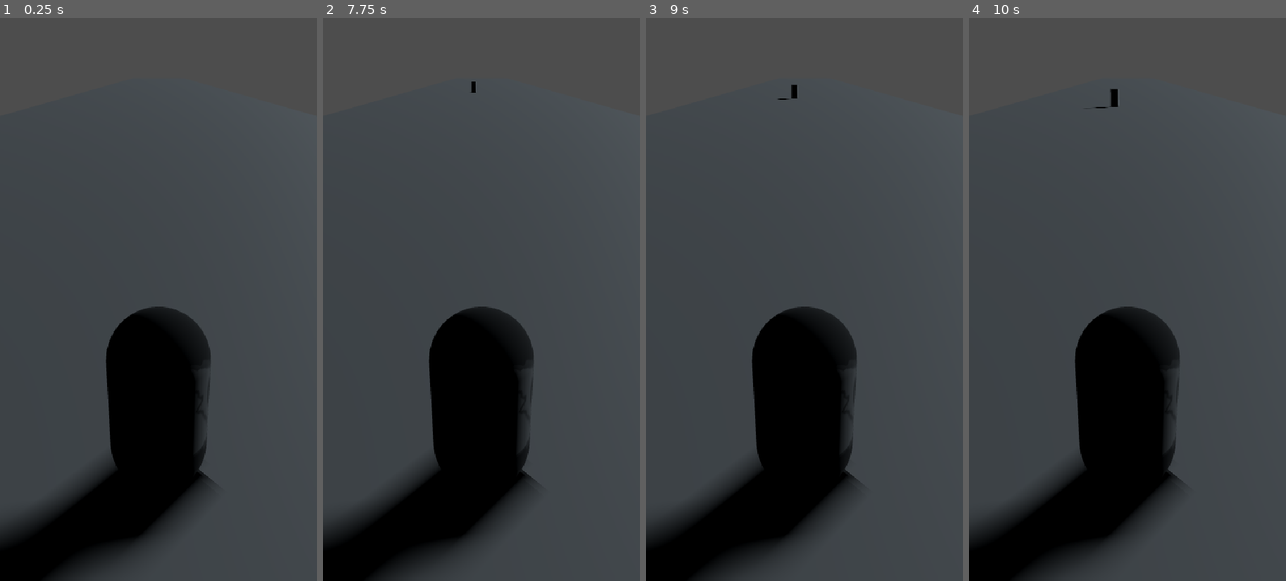
Above: before the commit, frames 1-4 (left to right).
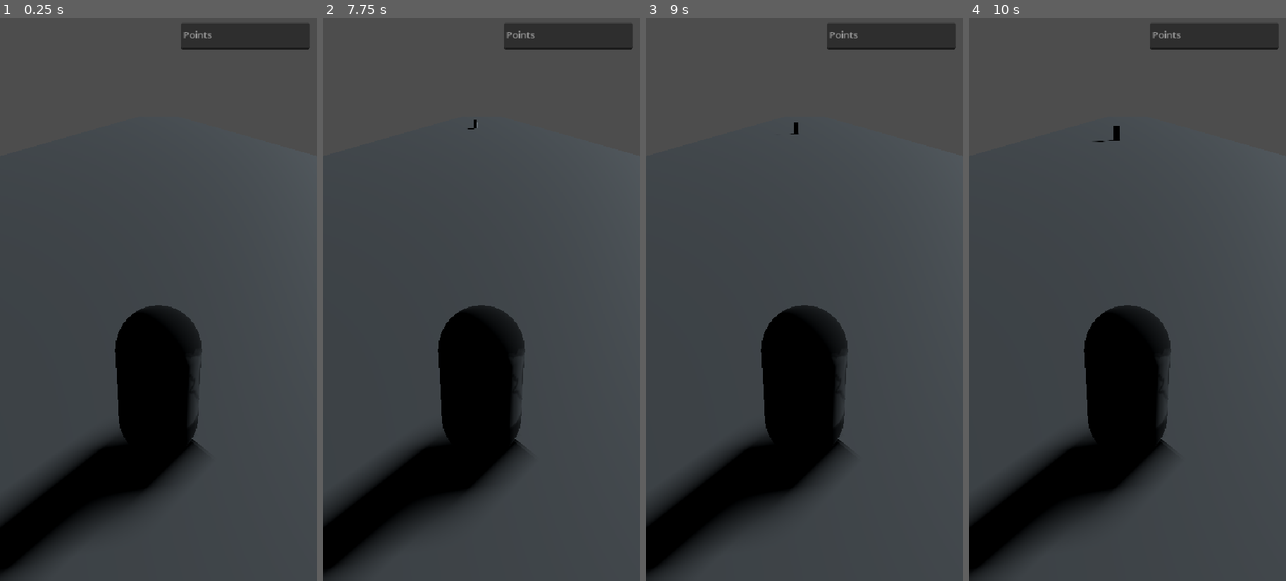
Above: after the commit, the same moments.

Repository: ESMA-NicolasR/face-snatcher
Game: Godot game, scene res://Alois/Scenes/TEST_face_snatcher.tscn
The game is run twice, just before and just after one commit, with the same random seed, the same clock (stepped at 60 frames per second) and the same inputs. Before the commit the project starts from res://Alois/TEST_face_snatcher.tscn.
Inputs:
- Up to frame 1 (0.25 s): no input
- Up to frame 2 (7.75 s): tap Enter at 0.5, 2, 3.5 s; tap Space at 1.25, 2.75, 4.25 s
- Up to frame 3 (9 s): no input
- Up to frame 4 (10 s): no input

The runs differ from the first frame. In frame 1, 11% of the frame differs, in the area x 0-98%, y 1-100%; in frame 2, 11%; in frame 3, 11%; in frame 4, 11%.

Commit message:
Steal face button (proximity)

Diff:
--- /dev/null
+++ b/Alois/Mesh/PNJ_mesh.tscn
@@ -0,0 +1,22 @@
+[gd_scene format=3 uid="uid://dlpg7dhppfeiw"]
+
+[ext_resource type="Script" uid="uid://cb2k8n46v1ho7" path="res://Alois/Scripts/Face_steal.gd" id="1_ub2ge"]
+
+[sub_resource type="CylinderMesh" id="CylinderMesh_1ptqf"]
+
+[sub_resource type="BoxShape3D" id="BoxShape3D_k6bbx"]
+
+[node name="PNJ_mesh" type="MeshInstance3D" unique_id=713862691]
+transform = Transform3D(0.1, 0, 0, 0, 0.1, 0, 0, 0, 0.1, 0, 0, 0)
+mesh = SubResource("CylinderMesh_1ptqf")
+script = ExtResource("1_ub2ge")
+
+[node name="Area3D" type="Area3D" parent="." unique_id=1677614088]
+transform = Transform3D(1, 0, 0, 0, 1, 0, 0, 0, 1, 0, 0, -0.75)
+
+[node name="CollisionShape3D" type="CollisionShape3D" parent="Area3D" unique_id=1697190693]
+transform = Transform3D(5, 0, 0, 0, 5, 0, 0, 0, 5, 0, 0, 0)
+shape = SubResource("BoxShape3D_k6bbx")
+
+[connection signal="body_entered" from="Area3D" to="." method="_on_area_3d_body_entered"]
+[connection signal="body_exited" from="Area3D" to="." method="_on_area_3d_body_exited"]
--- a/Alois/TEST_face_snatcher.tscn
+++ b/Alois/Scenes/TEST_face_snatcher.tscn
@@ -1,7 +1,7 @@
 [gd_scene format=3 uid="uid://tnrj556cv806"]
 
-[ext_resource type="Script" uid="uid://b0da7too51shs" path="res://Alois/PNJ_Manager.gd" id="1_6c1ar"]
-[ext_resource type="Texture2D" uid="uid://dt1pwy1r8u4bx" path="res://Nicolas/clodo.png" id="1_k8wfa"]
+[ext_resource type="Texture2D" uid="uid://dt1pwy1r8u4bx" path="res://Nicolas/clodo.png" id="1_60xjm"]
+[ext_resource type="Script" uid="uid://b0da7too51shs" path="res://Alois/Scripts/PNJ_Spawn_and_path.gd" id="2_3h7c1"]
 
 [sub_resource type="BoxMesh" id="BoxMesh_1ptqf"]
 
@@ -14,9 +14,11 @@
 point_count = 2
 
 [sub_resource type="StandardMaterial3D" id="StandardMaterial3D_hl1dy"]
-albedo_texture = ExtResource("1_k8wfa")
+albedo_texture = ExtResource("1_60xjm")
 
 [sub_resource type="CapsuleMesh" id="CapsuleMesh_eya18"]
+
+[sub_resource type="BoxShape3D" id="BoxShape3D_60xjm"]
 
 [node name="Node3D" type="Node3D" unique_id=939731608]
 
@@ -39,15 +41,21 @@
 curve = SubResource("Curve3D_1ptqf")
 debug_custom_color = Color(0.9522076, 0.08088475, 7.70092e-07, 1)
 
-[node name="Character_Mesh" type="MeshInstance3D" parent="." unique_id=912936030]
+[node name="Player_Mesh" type="MeshInstance3D" parent="." unique_id=912936030]
 transform = Transform3D(0.1, 0, 0, 0, 0.1, 0, 0, 0, 0.1, 0, 0.15, 16)
 material_override = SubResource("StandardMaterial3D_hl1dy")
 mesh = SubResource("CapsuleMesh_eya18")
 
-[node name="Camera3D" type="Camera3D" parent="Character_Mesh" unique_id=1811056502]
+[node name="Player Camera3D" type="Camera3D" parent="Player_Mesh" unique_id=1811056502]
 transform = Transform3D(10, 0, 0, 0, 9.063078, 4.226183, 0, -4.226183, 9.063078, 0, 3, 4)
 current = true
-fov = 60.0
+fov = 70.0
+
+[node name="StaticBody3D" type="StaticBody3D" parent="Player_Mesh" unique_id=501597762 groups=["Player"]]
+
+[node name="CollisionShape3D" type="CollisionShape3D" parent="Player_Mesh/StaticBody3D" unique_id=1908706289]
+transform = Transform3D(1.4142135, 0, 1.4142135, 0, 2, 0, -1.4142135, 0, 1.4142135, 0, 0, 0)
+shape = SubResource("BoxShape3D_60xjm")
 
 [node name="PNJ Spawn Timer" type="Timer" parent="." unique_id=362300206]
 wait_time = 5.0
@@ -55,7 +63,7 @@
 ignore_time_scale = true
 
 [node name="PNJ_Manager" type="Node" parent="." unique_id=524255491 node_paths=PackedStringArray("path_Left", "path_Right")]
-script = ExtResource("1_6c1ar")
+script = ExtResource("2_3h7c1")
 vitesse_max = 2.0
 vitesse_min = 0.5
 debut_ralentissement = 0.5
@@ -65,4 +73,28 @@
 path_Left = NodePath("../Terrain_Mesh/Left Path3D")
 path_Right = NodePath("../Terrain_Mesh/Right Path3D")
 
+[node name="Control" type="Control" parent="." unique_id=556213673]
+layout_mode = 3
+anchors_preset = 0
+offset_right = 539.0
+offset_bottom = 962.0
+
+[node name="ScoreText" type="TextEdit" parent="Control" unique_id=1726788413]
+layout_mode = 0
+offset_left = 308.0
+offset_top = 11.0
+offset_right = 528.0
+offset_bottom = 56.0
+placeholder_text = "Points"
+
+[node name="Button" type="Button" parent="Control" unique_id=119236727 groups=["Boutons_interaction"]]
+visible = false
+layout_mode = 0
+offset_left = 391.0
+offset_top = 341.0
+offset_right = 519.2727
+offset_bottom = 424.0
+text = "Bouton
+Vol visage"
+
 [connection signal="timeout" from="PNJ Spawn Timer" to="PNJ_Manager" method="_on_pnj_spawn_timer_timeout"]
--- /dev/null
+++ b/Alois/Scripts/Face_steal.gd
@@ -0,0 +1,30 @@
+extends Node3D
+
+# Référence au bouton dans l'interface
+var bouton: Button
+
+func _ready() -> void:
+	# Récupérer le bouton via le groupe au lancement
+	bouton = get_tree().get_first_node_in_group("Boutons_interaction")
+
+	# Sécurité si le bouton n'est pas trouvé
+	if bouton:
+		bouton.hide()
+
+# Déclanché quand un corps entre dans la zone
+func _on_area_3d_body_entered(body: Node3D) -> void:
+	print("entrée collision")
+	# Vérifier si c'est bien le joueur qui est proche
+	if body.is_in_group("Player"):
+		if bouton:
+			bouton.show()
+			print("Joueur proche : Bouton affiché")
+
+# Déclanché quand un corps sort de la zone
+func _on_area_3d_body_exited(body: Node3D) -> void:
+	print("sortie collision")
+	# Cacher le bouton quand le joueur s'éloigne
+	if body.is_in_group("Player"):
+		if bouton:
+			bouton.hide()
+			print("Joueur loin : Bouton caché")
--- a/Alois/PNJ_Manager.gd
+++ b/Alois/Scripts/PNJ_Spawn_and_path.gd
@@ -1,7 +1,7 @@
 extends Node
 
 # Mesh pnj
-@export var PNJ_mesh_scene: PackedScene = preload("res://Alois/pnj_mesh.tscn")
+@export var PNJ_mesh_scene: PackedScene = preload("res://Alois/Mesh/pnj_mesh.tscn")
 
 # Vitesse de déplacement m/s maximum
 @export var vitesse_max: float = 5.0
--- a/Alois/pnj_mesh.tscn
+++ /dev/null
@@ -1,7 +0,0 @@
-[gd_scene format=3 uid="uid://dlpg7dhppfeiw"]
-
-[sub_resource type="CylinderMesh" id="CylinderMesh_1ptqf"]
-
-[node name="PNJ_mesh" type="MeshInstance3D" unique_id=713862691]
-transform = Transform3D(0.1, 0, 0, 0, 0.1, 0, 0, 0, 0.1, 0, 0, 0)
-mesh = SubResource("CylinderMesh_1ptqf")
--- a/project.godot
+++ b/project.godot
@@ -35,4 +35,5 @@
 rendering_device/driver.windows="d3d12"
 renderer/rendering_method="gl_compatibility"
 renderer/rendering_method.mobile="gl_compatibility"
-anti_aliasing/quality/msaa_3d=1
+anti_aliasing/emulate_touch_from_mouse=false
+anti_aliasing/enabled=false
Not shown, added: Alois/Scripts/Face_steal.gd.uid
Renamed: Alois/PNJ_Manager.gd.uid -> Alois/Scripts/PNJ_Spawn_and_path.gd.uid
Not shown, added: Alois/Scenes/TEST_face_snatcher.tscn10669173602.tmp
